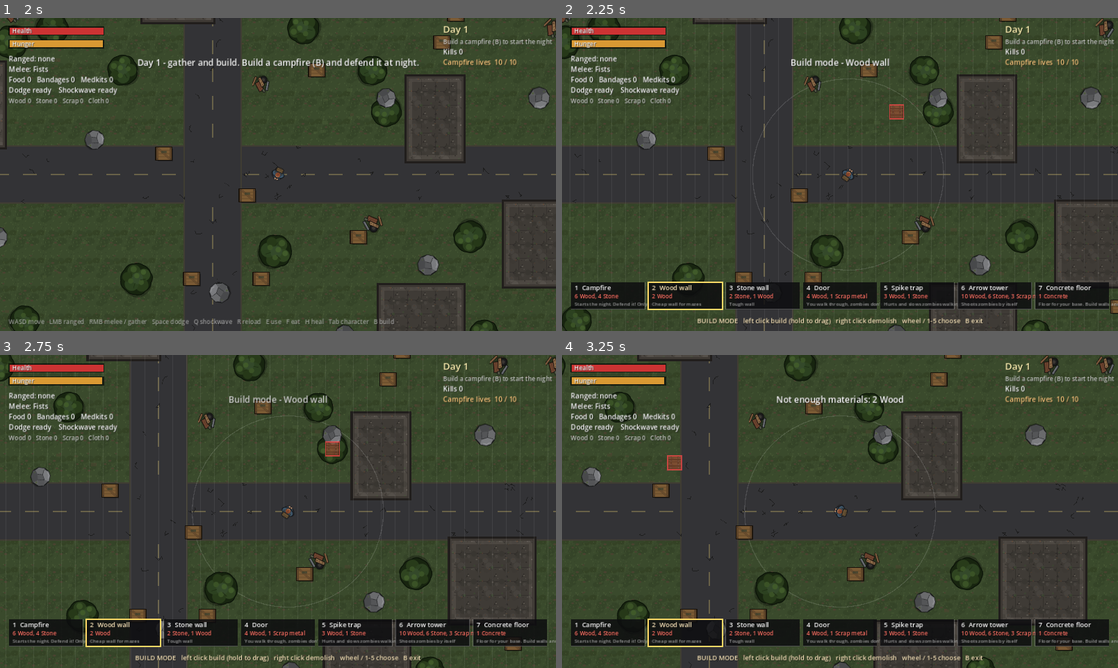
Above: before the commit, frames 1-4 (two rows, left to right).
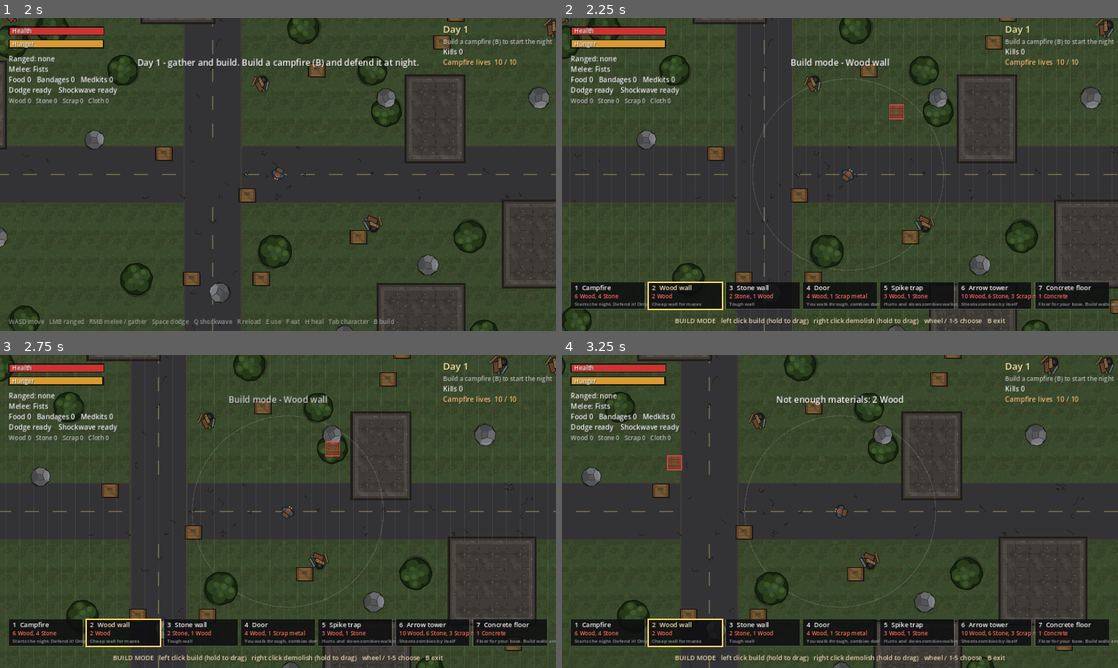
Above: after the commit, the same moments.

Repository: CptSyphilis/nightfall-
Game: Godot game, scene res://scenes/main.tscn
Same seed, same stepped clock (60 frames per second), same inputs: the game is played once before the commit and once after it.
Inputs (mouse positions are in pixels of both pictures, inside the frame that each line leads up to):
- Up to frame 1 (2 s): tap Enter (restart) at 0.5 s; move the mouse to (400, 158) at 0.52 s; hold D (move_right) 0.53-1.25 s; hold Right mouse button (demolish) 0.53-1.25 s; click (400, 158) at 0.67 s; drag from (166, 190) to (250, 237) at 1.27 s
- Up to frame 2 (2.25 s): tap Enter (restart) at 2 s; move the mouse to (895, 105) at 2.02 s; hold D (move_right) from 2.03 s (still down); hold B (build_mode) from 2.03 s (still down)
- Up to frame 3 (2.75 s): keep holding D (move_right); keep holding B (build_mode); right-click (333, 442) at 2.3 s
- Up to frame 4 (3.25 s): release D (move_right) at 2.75 s; release B (build_mode) at 2.75 s; drag from (812, 574) to (673, 464) at 2.77 s

Frame 1 is identical in both runs. In frame 2, 0.7% of the frame differs, in the area x 20-80%, y 95-98%; in frame 3, 0.7%; in frame 4, 0.7%.

Commit message:
HUD arrow pointing to the campfire when it is off-screen; build bar fits more pieces
Co-Authored-By: Claude Opus 5.5 <noreply@anthropic.com>
Claude-Session: https://claude.ai/code/session_01TRX34mMyiPJpagye9Z5d4b

Diff:
--- a/scripts/hud.gd
+++ b/scripts/hud.gd
@@ -92,6 +92,8 @@
 		var a := clampf(_message_time, 0.0, 1.0)
 		_text_centered(110, _message, 20, Color(1, 1, 1, a))   # smaller so it never runs into the corner text
 
+	_draw_campfire_pointer()
+
 	if game.show_input_debug:
 		_draw_input_debug(p)
 
@@ -109,11 +111,47 @@
 		_text_centered(h / 2 + 50, "Press %s to try again" % prompt("restart"), 18, Color(1, 1, 1, 0.8))
 
 
+## An arrow at the edge of the screen pointing to the campfire when you can't see it.
+func _draw_campfire_pointer() -> void:
+	var fire = game.campfire()
+	if fire == null or game.game_over:
+		return
+	var screen_pos: Vector2 = get_viewport().get_canvas_transform() * fire.global_position
+	var info := campfire_pointer(screen_pos, size, 40.0)
+	if not info["show"]:
+		return
+	var at: Vector2 = info["pos"]
+	var dir := Vector2.from_angle(info["angle"])
+	var side := dir.orthogonal()
+	var color := Color(1.0, 0.6, 0.25, 0.9) if not game.is_night else Color(1.0, 0.4, 0.2, 0.95)
+	draw_colored_polygon(PackedVector2Array([at + dir * 16.0, at - dir * 8.0 + side * 10.0, at - dir * 8.0 - side * 10.0]), color)
+	var dist := int(game.player.global_position.distance_to(fire.global_position) / 32.0)
+	var label := "Campfire %dm" % dist
+	var tw := font.get_string_size(label, HORIZONTAL_ALIGNMENT_LEFT, -1, 13).x
+	_text(at - dir * 26.0 - Vector2(tw / 2.0, -4.0), label, 13, color)
+
+
+## Where to draw the campfire arrow. If the campfire is on screen there is no arrow.
+## Otherwise the arrow sits on the screen edge (margin pixels in), on the line from
+## the screen center to the campfire, and points at it.
+static func campfire_pointer(screen_pos: Vector2, screen_size: Vector2, margin: float) -> Dictionary:
+	var inner := Rect2(Vector2(margin, margin), screen_size - Vector2(margin, margin) * 2.0)
+	if Rect2(Vector2.ZERO, screen_size).has_point(screen_pos):
+		return {"show": false}
+	var center := screen_size / 2.0
+	var d := screen_pos - center
+	# Shrink the line until it touches the inner rectangle.
+	var half := inner.size / 2.0
+	var t := minf(half.x / maxf(absf(d.x), 0.001), half.y / maxf(absf(d.y), 0.001))
+	return {"show": true, "pos": center + d * t, "angle": d.angle()}
+
+
 ## Build mode: the row of pieces at the bottom, what they cost, and the controls.
 func _draw_build_bar(p, w: float, h: float) -> void:
-	var slot := Vector2(170, 62)
 	var gap := 8.0
 	var n := Buildings.ORDER.size()
+	# Slots shrink when there are many pieces, so the row always fits the screen.
+	var slot := Vector2(minf(170.0, (w - 40.0 - gap * (n - 1)) / n), 62)
 	var x0 := (w - (slot.x * n + gap * (n - 1))) / 2.0
 	var y0 := h - 112.0
 	for i in n:
@@ -126,7 +164,7 @@
 		_text(r.position + Vector2(8, 18), "%d  %s" % [i + 1, Buildings.display_name(kind)], 15, Color(1, 0.92, 0.75) if chosen else Color.WHITE)
 		_text(r.position + Vector2(8, 37), Items.describe_cost(Buildings.cost(kind)), 13, Color(0.7, 1, 0.7) if afford else Color(1, 0.45, 0.4))
 		_text(r.position + Vector2(8, 54), Buildings.INFO[kind], 11, Color(1, 1, 1, 0.6))
-	var hint := "BUILD MODE   %s build (hold to drag)   %s demolish   %s choose   %s exit" % [
+	var hint := "BUILD MODE   %s build (hold to drag)   %s demolish (hold to drag)   %s choose   %s exit" % [
 		prompt("shoot"), prompt("demolish"), prompt("choose"), prompt("build")]
 	_text_centered(h - 18.0, hint, 15, Color(1, 0.92, 0.75))
 
--- a/tests/test_runner.gd
+++ b/tests/test_runner.gd
@@ -501,7 +501,7 @@
 	p.use_mouse_aim = true
 	joy_axis(JOY_AXIS_RIGHT_X, 0.0)
 	joy_axis(JOY_AXIS_RIGHT_Y, -1.0)
-	await frames(3)
+	await frames(6)
 	check(p.using_controller, "touching a stick switches to controller mode")
 	check(p.aim_dir.distance_to(Vector2.UP) < 0.05, "right stick aims")
 	joy_axis(JOY_AXIS_RIGHT_Y, 0.0)
@@ -714,7 +714,7 @@
 	# The maze line is still standing in front of the base, like a Maul map.
 	z = game.spawn_zombie(cellpos.call(9, 0), true)
 	var smashed := false
-	for i in 1500:
+	for i in 3000:   # the map is random, so some walks to the base are long
 		await physics_frame
 		for wall in ring:
 			if not is_instance_valid(wall) or wall.hp < wall.max_hp:
@@ -879,6 +879,28 @@
 			c.queue_free()
 	await frames(1)
 
+	# --- campfire pointer (arrow at the screen edge)
+	var Hud = load("res://scripts/hud.gd")
+	var scr := Vector2(1280, 720)
+	check(not Hud.campfire_pointer(Vector2(640, 360), scr, 40.0)["show"], "no campfire arrow when the fire is on screen")
+	var right = Hud.campfire_pointer(Vector2(3000, 360), scr, 40.0)
+	check(right["show"] and is_equal_approx(right["pos"].x, 1240.0) and is_equal_approx(right["pos"].y, 360.0), "fire far right: arrow on the right edge")
+	check(absf(right["angle"]) < 0.01, "and it points right")
+	var up_left = Hud.campfire_pointer(Vector2(-2000, -2000), scr, 40.0)
+	var inside_screen: bool = Rect2(Vector2(39, 39), scr - Vector2(78, 78)).has_point(up_left["pos"])
+	check(up_left["show"] and inside_screen, "fire up-left: arrow stays inside the screen")
+	var fire2 = game.campfire()
+	if fire2 == null:
+		fire2 = game.spawn_structure("campfire", game.WORLD_SIZE / 2)
+	var fire_home: Vector2 = fire2.global_position
+	fire2.global_position = p.global_position + Vector2(1500, 0)
+	game.hud.queue_redraw()
+	await frames(3)
+	var seen: Vector2 = game.hud.get_viewport().get_canvas_transform() * fire2.global_position
+	check(Hud.campfire_pointer(seen, game.hud.size, 40.0)["show"], "an off-screen campfire in the game gets an arrow")
+	fire2.global_position = fire_home
+	await frames(1)
+
 	# --- death
 	reset_player()
 	p.take_damage(1000)
